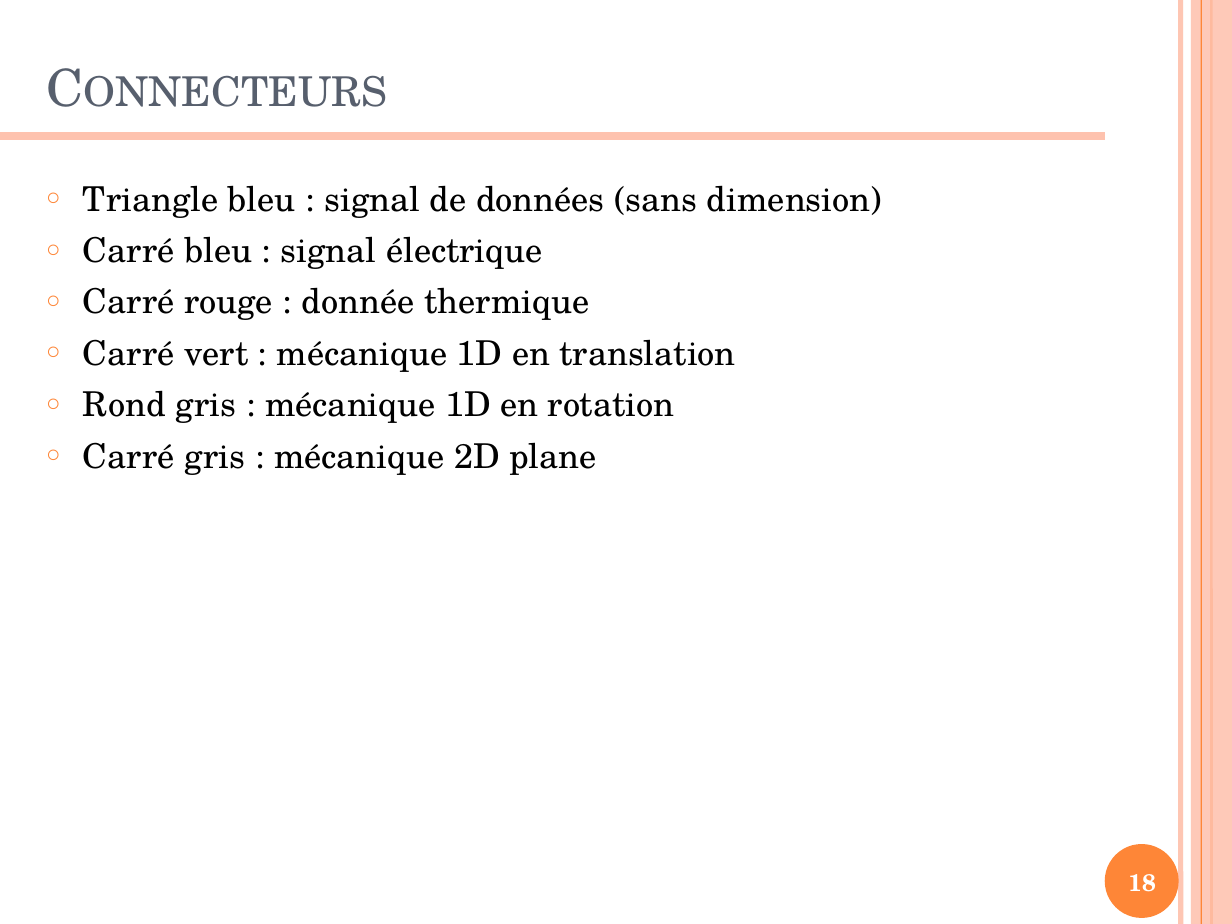
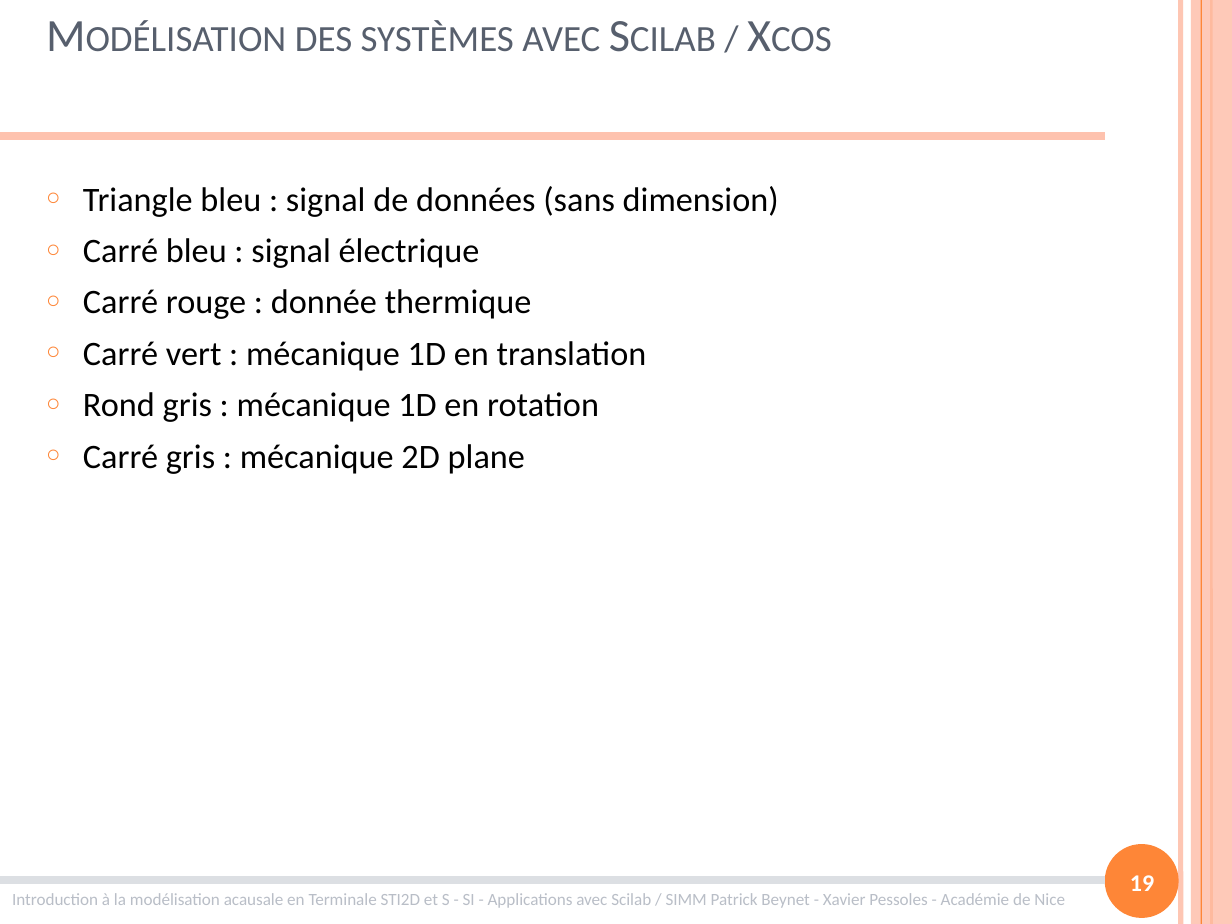
Before and after one commit to xpessoles/Formations, a slide deck: slide 19 of ModelisationMultiphysique/ModelisationMultiphysique.pptx (slide 18 before the commit). Drawn at 1232x924 pixels with LibreOffice and Linux fonts; fonts in the diff are those of the drawing. Boxes give left, top, right and bottom in pixels: in the first picture for what was removed or moved away, otherwise in the second. Text is boxed around its words. In the diff, an @@ line names an element or a change of style, - is before the commit and + after.

```diff
--- a/ModelisationMultiphysique/ModelisationMultiphysique.pptx
+++ b/ModelisationMultiphysique/ModelisationMultiphysique.pptx
@@ title at <box>295,20,600,51</box>: text changed; size 30 to 27 pt; font TeX Gyre Schola to Calibri @@
-Connecteurs
+Modélisation des systèmes avec Scilab / Xcos
@@ text "Triangle bleu : signal de ..." at <box>83,186,779,474</box>: font TeX Gyre Schola to Calibri @@
@@ line added from (0, 880) to (1105, 880), #DCDFE3 4.5 pt @@
@@ text added at <box>12,893,1065,908</box>, 10 pt, text #B9BEC7 @@
+Introduction à la modélisation acausale en Terminale STI2D et S - SI - Applications avec Scilab / SIMM Patrick Beynet - Xavier Pessoles - Académie de Nice
@@ page number at <box>1130,875,1154,891</box>: text changed; font TeX Gyre Schola to Calibri @@
-18
+19
```
Also in this commit, not shown: 21 other slides changed, 13 slides added, 7 slides removed.
